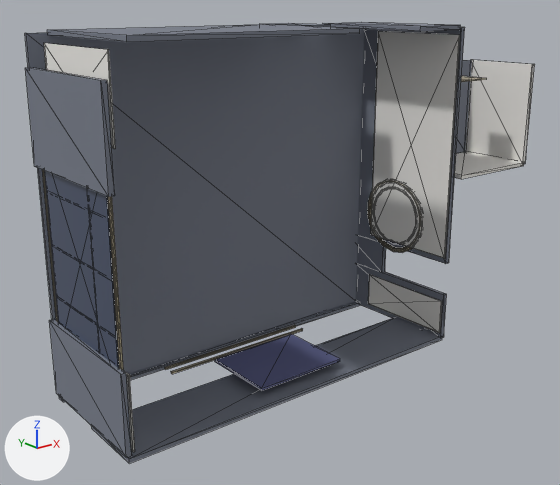
An edit to the glTF model ev_engine/assets/space_suite_shell.glb, drawn before and after from the same camera.
Before and after are seen from a camera (50 mm lens) standing at (-16.0, -18.3, 6.9) and looking at (1.2, 3.1, -1.6). Every picture has the same lights, and +X, +Y and +Z are marked at lower left. The picture after the commit comes second. Mesh edges are drawn as thin lines. Vertices at exactly the same position are counted once.

Objects in the first picture: 'SpaceSuiteShell'.
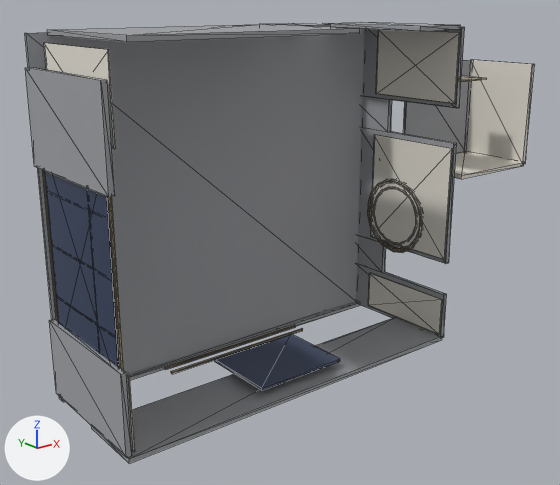
Where the newer file only moved an object's origin or applied its transform, the numbers keep the older frame.

Edits to the bpy script that builds the scene:
```text
Change mat_ev_shell_hull:
    mat_ev_shell_hull.base_color: (0.19, 0.21, 0.26) -> (0.35, 0.36, 0.38)  # grey #797e8b -> grey #a0a2a6
Change me_cube_004:
    used by ob_spacesuiteshell; location = (0.0, 1.25, -6.0)
    remove me_cube_004.from_pydata(...)  # 536 vertices, 948 faces; spans x -7.1..11.6, y -1.2..4.5, z -0.1..12.1
    add me_cube_004.from_pydata(...)  # 560 vertices, 984 faces; spans x -7.1..11.6, y -1.2..4.5, z -0.1..12.1
    me_cube_004 part 1: a new loose piece, a box spanning x 6.91..7.09, y 2.1..4.4, z 7.85..9.15, in mat_ev_shell_hull (grey #a0a2a6)
    me_cube_004 part 2: a new loose piece, a box spanning x 6.81..6.85, y -1.25..2.75, z 0.175..1.675, in mat_ev_shell_cream (white #e7e2d7)
    me_cube_004 part 3: a new loose piece, a box spanning x 6.81..6.85, y -1.25..2.75, z 3.325..7.675, in mat_ev_shell_cream (white #e7e2d7)
    me_cube_004 part 4
    4 vertices are removed from x 6.8, y -1.2..2.8, z 3.4
    18 faces are deleted
    4 vertices move within x 6.8, y -1.2..2.8, z 11.8
    12 vertices are added at x 6.8..7.1, y -1.2..3.8, z 7.8..9.3
    20 new faces join them, mat_ev_shell_hull (grey #a0a2a6)
    10 new faces join them, mat_ev_shell_cream (white #e7e2d7)
    me_cube_004 part 5
    8 vertices are removed from x -6.8, y -1.2..2.8, z 0.2..11.8
    38 faces are deleted
    4 vertices move within x -6.9, y 3.5, z 1.8
    8 vertices are added at x -6.9, y -1.2..2.8, z 0.2..11.8
    14 new faces join them, mat_ev_shell_brass (beige #c5b595)
    24 new faces join them, mat_ev_shell_cream (white #e7e2d7)
    other edits to the shape of me_cube_004 do not show in these pictures
```

What differs and where, as boxes [x1, y1, x2, y2] in the pictures (560 x 485 px; the box of a moved part takes in the faces that stretch with it):
'SpaceSuiteShell', recoloured, reshaped
    both: [25, 22, 535, 464]
part 1 of me_cube_004, added
    after: [361, 96, 392, 132]
part 2 of me_cube_004, added
    after: [368, 273, 442, 335]
part 3 of me_cube_004, added
    after: [371, 135, 452, 260]
part 4 of me_cube_004, cut back
    both: [358, 27, 465, 264]
part 5 of me_cube_004, moved or reshaped
    both: [42, 43, 135, 452]
